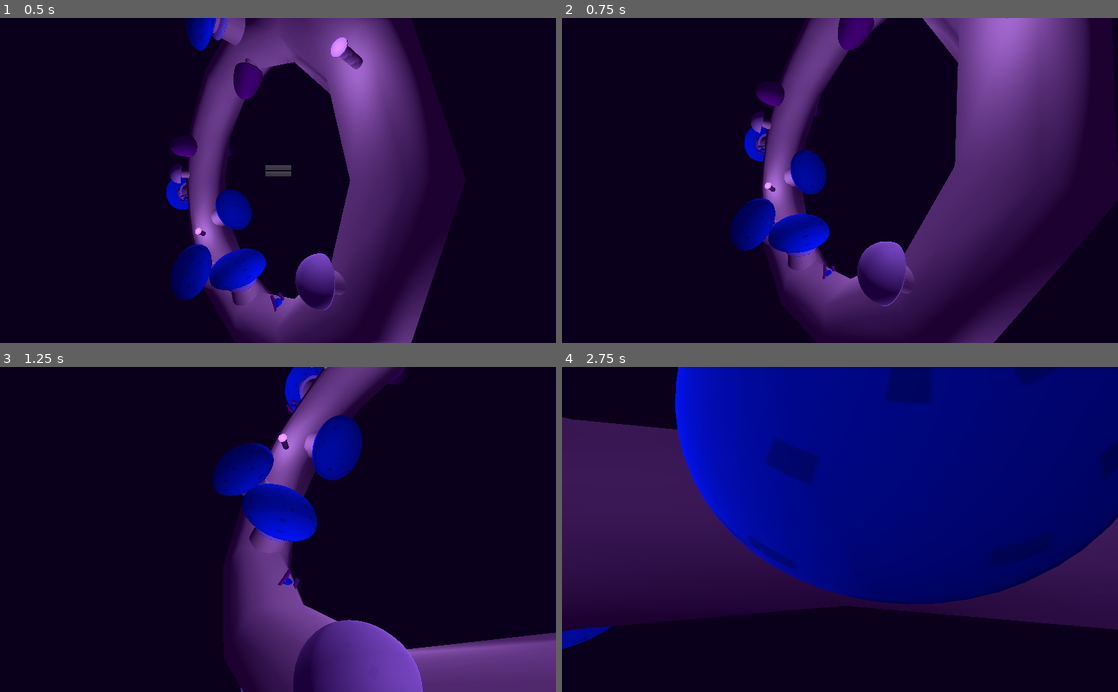
Above: before the commit, frames 1-4 (two rows, left to right).
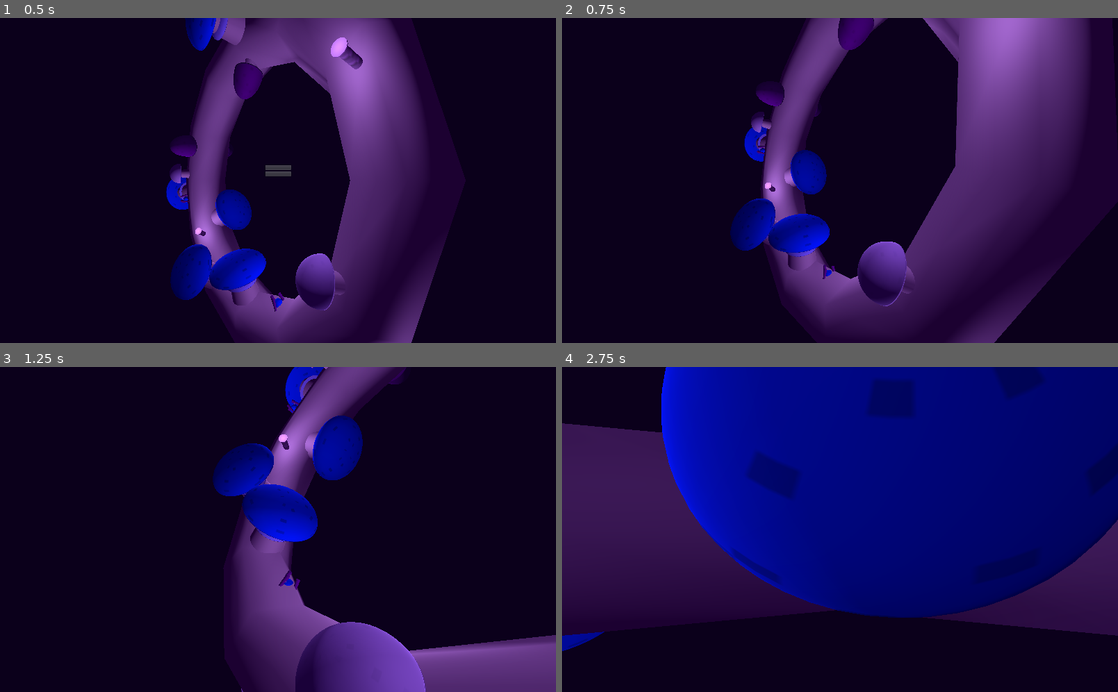
Above: after the commit, the same moments.

Repository: the-alex-g/LD47
Game: Godot game, scene res://Main/MainMenu.tscn
Same seed, same stepped clock (60 frames per second), same inputs: the game is played once before the commit and once after it.
Inputs:
- Up to frame 1 (0.5 s): no input
- Up to frame 2 (0.75 s): click "Play" at 0.5 s
- Up to frame 3 (1.25 s): no input
- Up to frame 4 (2.75 s): hold Right (Right) 1.28-2.03 s; hold Down (Backward) from 2.03 s (still down)

Frame 1 is identical in both runs. In frame 2, 0.2% of the frame differs, in the area x 30-92%, y 0-100%; in frame 3, 0.8%; in frame 4, 9.2%, in the area x 0-100%, y 0-88%.

Commit message:
Add title

Diff:
--- a/Main/MainMenu.tscn
+++ b/Main/MainMenu.tscn
@@ -17,7 +17,7 @@
 ambient_light_color = Color( 0.145098, 0.00392157, 0.270588, 1 )
 
 [sub_resource type="Animation" id=3]
-resource_name = "Flyin"
+resource_name = "Flyout"
 length = 2.0
 tracks/0/type = "value"
 tracks/0/path = NodePath("Camera:translation")
@@ -29,7 +29,7 @@
 "times": PoolRealArray( 0, 2 ),
 "transitions": PoolRealArray( 1, 1 ),
 "update": 0,
-"values": [ Vector3( 3.53031, 2.272, 0 ), Vector3( 0.0230124, -0.0204588, 0.992751 ) ]
+"values": [ Vector3( 3.53031, 2.272, 0 ), Vector3( 0, 0, 1 ) ]
 }
 tracks/1/type = "value"
 tracks/1/path = NodePath("Camera:rotation_degrees")
--- a/Main/MainMenuHUD.gd
+++ b/Main/MainMenuHUD.gd
@@ -6,6 +6,7 @@
 onready var play:Button = $VBoxContainer/Play
 onready var main:VBoxContainer = $VBoxContainer
 onready var fluff:Node2D = $Node2D
+onready var title:HBoxContainer = $HBoxContainer
 
 func _ready():
 	toggle_fluff(false)
@@ -13,6 +14,8 @@
 func _on_Button_pressed():
 	pressed.play()
 	main.hide()
+	title.hide()
+	Input.set_mouse_mode(Input.MOUSE_MODE_HIDDEN)
 	get_parent().get_node("AnimationPlayer").play("Flyin")
 
 func _on_Button2_pressed():
--- a/Main/MainMenuHUD.tscn
+++ b/Main/MainMenuHUD.tscn
@@ -1,8 +1,29 @@
-[gd_scene load_steps=4 format=2]
+[gd_scene load_steps=10 format=2]
 
 [ext_resource path="res://Main/MainMenuHUD.gd" type="Script" id=1]
 [ext_resource path="res://Fonts/PoiretOne.tres" type="DynamicFont" id=2]
 [ext_resource path="res://Music/Light.wav" type="AudioStream" id=3]
+[ext_resource path="res://Fonts/PoiretOne-Regular.ttf" type="DynamicFontData" id=4]
+
+[sub_resource type="DynamicFont" id=1]
+size = 40
+font_data = ExtResource( 4 )
+
+[sub_resource type="DynamicFont" id=2]
+size = 100
+font_data = ExtResource( 4 )
+
+[sub_resource type="DynamicFont" id=3]
+size = 40
+font_data = ExtResource( 4 )
+
+[sub_resource type="DynamicFont" id=4]
+size = 40
+font_data = ExtResource( 4 )
+
+[sub_resource type="DynamicFont" id=5]
+size = 40
+font_data = ExtResource( 4 )
 
 [node name="HUD" type="CanvasLayer"]
 script = ExtResource( 1 )
@@ -76,6 +97,72 @@
 __meta__ = {
 "_edit_use_anchors_": false
 }
+
+[node name="HBoxContainer" type="HBoxContainer" parent="."]
+anchor_left = 0.5
+anchor_top = 0.5
+anchor_right = 0.5
+anchor_bottom = 0.5
+margin_left = -81.5
+margin_top = -200.0
+margin_right = 81.5
+margin_bottom = -100.0
+__meta__ = {
+"_edit_use_anchors_": false
+}
+
+[node name="T" type="Label" parent="HBoxContainer"]
+margin_top = 35.0
+margin_right = 17.0
+margin_bottom = 83.0
+custom_fonts/font = SubResource( 1 )
+text = "T"
+__meta__ = {
+"_edit_use_anchors_": false
+}
+
+[node name="O" type="Label" parent="HBoxContainer"]
+margin_left = 21.0
+margin_right = 108.0
+margin_bottom = 118.0
+custom_fonts/font = SubResource( 2 )
+text = "O"
+__meta__ = {
+"_edit_use_anchors_": false
+}
+
+[node name="R" type="Label" parent="HBoxContainer"]
+margin_left = 112.0
+margin_top = 35.0
+margin_right = 128.0
+margin_bottom = 83.0
+custom_fonts/font = SubResource( 3 )
+text = "R"
+__meta__ = {
+"_edit_use_anchors_": false
+}
+
+[node name="U" type="Label" parent="HBoxContainer"]
+margin_left = 132.0
+margin_top = 35.0
+margin_right = 156.0
+margin_bottom = 83.0
+custom_fonts/font = SubResource( 4 )
+text = "U"
+__meta__ = {
+"_edit_use_anchors_": false
+}
+
+[node name="S" type="Label" parent="HBoxContainer"]
+margin_left = 160.0
+margin_top = 35.0
+margin_right = 180.0
+margin_bottom = 83.0
+custom_fonts/font = SubResource( 5 )
+text = "S"
+__meta__ = {
+"_edit_use_anchors_": false
+}
 [connection signal="pressed" from="VBoxContainer/Play" to="." method="_on_Button_pressed"]
 [connection signal="pressed" from="VBoxContainer/Story" to="." method="_on_Button2_pressed"]
 [connection signal="pressed" from="Node2D/Back" to="." method="_on_Back_pressed"]
